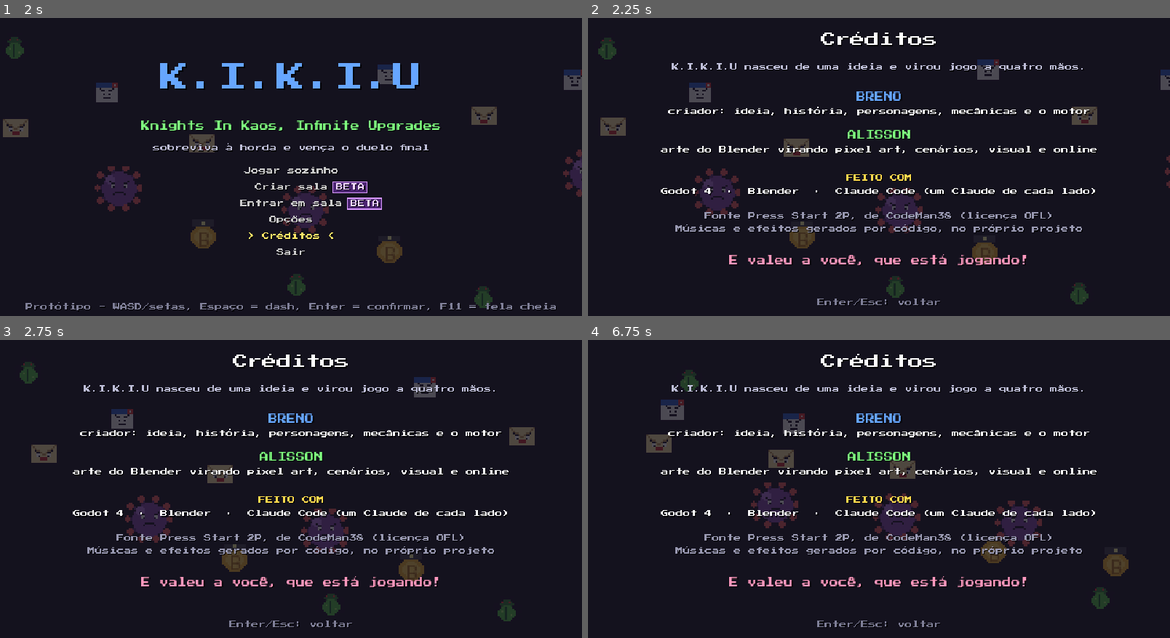
Above: before the commit, frames 1-4 (two rows, left to right).
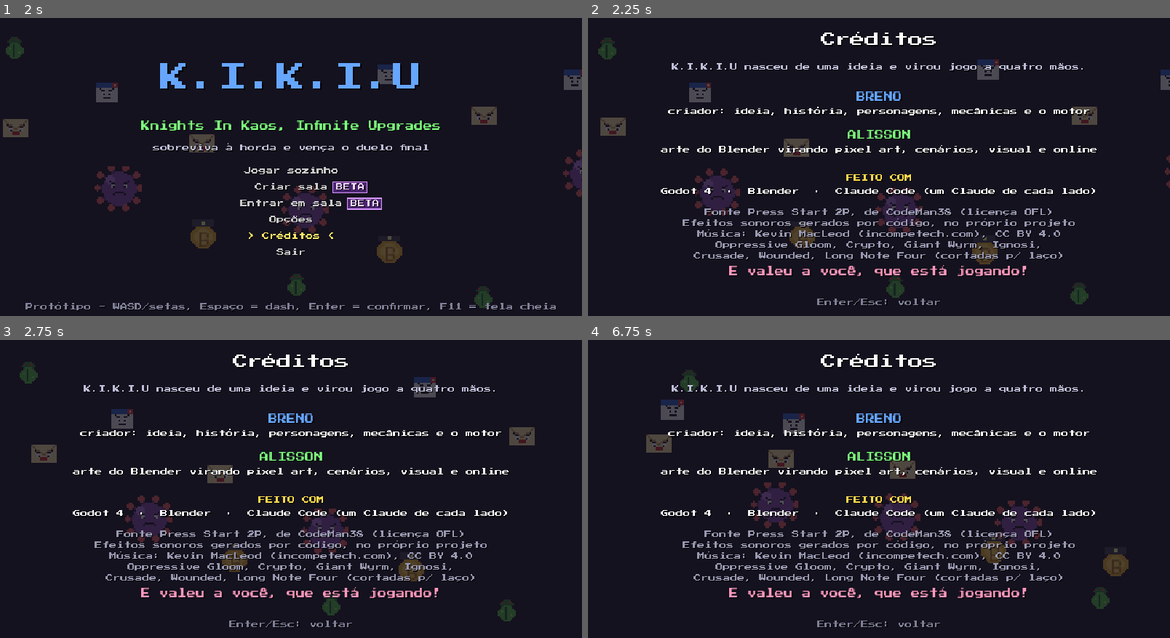
Above: after the commit, the same moments.

Repository: brenoalmeidatec/KIKIU-Survival
Game: Godot game, scene res://main.tscn
The game is run twice, just before and just after one commit, with the same random seed, the same clock (stepped at 60 frames per second) and the same inputs.
Inputs (mouse positions are in pixels of both pictures, inside the frame that each line leads up to):
- Up to frame 1 (2 s): tap Enter (confirmar) at 0.5 s; move the mouse to (261, 229) at 0.52 s; hold W (cima) 0.53-1.25 s; tap B (banir) at 0.6 s; click (261, 229) at 0.67 s; tap X (pular) at 0.77 s; drag from (465, 214) to (261, 229) at 1.27 s
- Up to frame 2 (2.25 s): move the mouse to (704, 116) at 2.02 s; hold A (esquerda) from 2.03 s (still down); hold Space (dash) from 2.03 s (still down)
- Up to frame 3 (2.75 s): keep holding A (esquerda); keep holding Space (dash)
- Up to frame 4 (6.75 s): release A (esquerda) at 2.75 s; release Space (dash) at 2.75 s; drag from (908, 486) to (704, 438) at 2.77 s; move the mouse to (791, 405) at 3.52 s; hold S (baixo) 3.53-4.25 s; tap Q (transformar) at 3.6 s; tap X (pular) at 3.77 s; drag from (1007, 471) to (791, 405) at 4.27 s; move the mouse to (762, 503) at 5.02 s; hold W (cima) 5.03-5.75 s; tap Shift at 5.1 s; click (762, 503) at 5.17 s; drag from (937, 414) to (762, 503) at 5.77 s; move the mouse to (849, 551) at 6.52 s; hold D (direita) from 6.53 s (still down); tap E at 6.6 s

Frame 1 is identical in both runs. In frame 2, 4.2% of the frame differs, in the area x 15-85%, y 63-87%; in frame 3, 4.2%; in frame 4, 4.1%.

Commit message:
Músicas de licença aberta (Kevin MacLeod, CC BY 4.0) no lugar das geradas; créditos, licenças e rodízio de música nas fases
Co-Authored-By: Claude Opus 5.5 <noreply@anthropic.com>

Diff:
--- a/jogos/hordas/projeto/dados/fase.json
+++ b/jogos/hordas/projeto/dados/fase.json
@@ -1,7 +1,7 @@
 {
  "_ajuda": "Fase: duracao em segundos. Ao fim do tempo chega o chefe final e começa o Enxame Final (fica cada vez mais  …(318 unchanged characters)…
  "nome": "Faculdade infectada",
- "musica": "minijogo_tenso",
+ "musica": ["minijogo_tenso", "minijogo_tenso_b"],
  "duracao": 600,
  "chefe_final": "tela_azul",
  "dificuldade": {
--- a/jogos/hordas/projeto/scripts/hordas/arena.gd
+++ b/jogos/hordas/projeto/scripts/hordas/arena.gd
@@ -184,7 +184,7 @@
 	escuridao.arena = self
 	add_child(escuridao)
 	_zerar_fase_stat()
-	Som.musica(str(Dados.json("fase").get("musica", "minijogo_tenso")))
+	Som.musica(_nome_musica(Dados.json("fase").get("musica", "minijogo_tenso"), 0))
 	var f0: Dictionary = diretor.fases()[0]
 	anunciar("Fase 1: %s" % f0.get("nome", ""), Color(0.7, 0.9, 1))
 	camera.position = jogador.centro()
@@ -579,7 +579,14 @@
 	if chefe:
 		Som.musica(str(f.get("musica_chefe", "chefe")))
 	else:
-		Som.musica(str(f.get("musica", Dados.json("fase").get("musica", "minijogo_tenso"))))
+		Som.musica(_nome_musica(f.get("musica", Dados.json("fase").get("musica", "minijogo_tenso")), diretor.fase_idx))
+
+
+## "musica" pode ser um nome ou uma lista de nomes; com lista, o andar escolhe por rodízio (andar % tamanho).
+func _nome_musica(m, andar: int) -> String:
+	if m is Array and not m.is_empty():
+		return str(m[maxi(andar, 0) % m.size()])
+	return str(m)
 
 
 ## Começa a fase do andar (índice em corrida.json); o tipo do nó (fase, elite, chefe) ajusta a dificuldade.
--- a/jogos/hordas/projeto/scripts/hordas/main.gd
+++ b/jogos/hordas/projeto/scripts/hordas/main.gd
@@ -589,9 +589,12 @@
 			_txt(Vector2(0, 167), "arte do Blender virando pixel art, cenários, visual e online", 8, Color.WHITE)
 			_txt(Vector2(0, 198), "FEITO COM", 8, Color(1, 0.85, 0.3))
 			_txt(Vector2(0, 213), "Godot 4  ·  Blender  ·  Claude Code (um Claude de cada lado)", 8, Color.WHITE)
-			_txt(Vector2(0, 240), "Fonte Press Start 2P, de CodeMan38 (licença OFL)", 8, Color(0.6, 0.6, 0.7))
-			_txt(Vector2(0, 254), "Músicas e efeitos gerados por código, no próprio projeto", 8, Color(0.6, 0.6, 0.7))
-			_txt(Vector2(0, 290), "E valeu a você, que está jogando!", 10, Color(1, 0.6, 0.75))
+			_txt(Vector2(0, 236), "Fonte Press Start 2P, de CodeMan38 (licença OFL)", 8, Color(0.6, 0.6, 0.7))
+			_txt(Vector2(0, 248), "Efeitos sonoros gerados por código, no próprio projeto", 8, Color(0.6, 0.6, 0.7))
+			_txt(Vector2(0, 260), "Música: Kevin MacLeod (incompetech.com), CC BY 4.0", 8, Color(0.6, 0.6, 0.7))
+			_txt(Vector2(0, 272), "Oppressive Gloom, Crypto, Giant Wyrm, Ignosi,", 8, Color(0.6, 0.6, 0.7))
+			_txt(Vector2(0, 284), "Crusade, Wounded, Long Note Four (cortadas p/ laço)", 8, Color(0.6, 0.6, 0.7))
+			_txt(Vector2(0, 302), "E valeu a você, que está jogando!", 10, Color(1, 0.6, 0.75))
 			_txt(Vector2(0, 335), "Enter/Esc: voltar", 8, Color(0.5, 0.5, 0.6))
 		"endereco", "conectando":
 			_fundo()
Not shown, added: jogos/hordas/projeto/assets/audio/musica/minijogo_tenso_b.ogg.import
Not shown, changed: LOGBOOK.md
Not shown, added: docs/LICENCAS_AUDIO.md
Not shown, changed: jogos/hordas/fonte_audio/analisar_musica.py
Not shown, added: jogos/hordas/fonte_audio/preparar_musica_cc.py
Not shown, changed: jogos/hordas/projeto/assets/audio/musica/chefe.ogg
Not shown, changed: jogos/hordas/projeto/assets/audio/musica/fim.ogg
Not shown, changed: jogos/hordas/projeto/assets/audio/musica/horror.ogg
Not shown, changed: jogos/hordas/projeto/assets/audio/musica/menu.ogg
Not shown, changed: jogos/hordas/projeto/assets/audio/musica/minijogo_retro.ogg
Not shown, changed: jogos/hordas/projeto/assets/audio/musica/minijogo_tenso.ogg
Not shown, added: jogos/hordas/projeto/assets/audio/musica/minijogo_tenso_b.ogg
